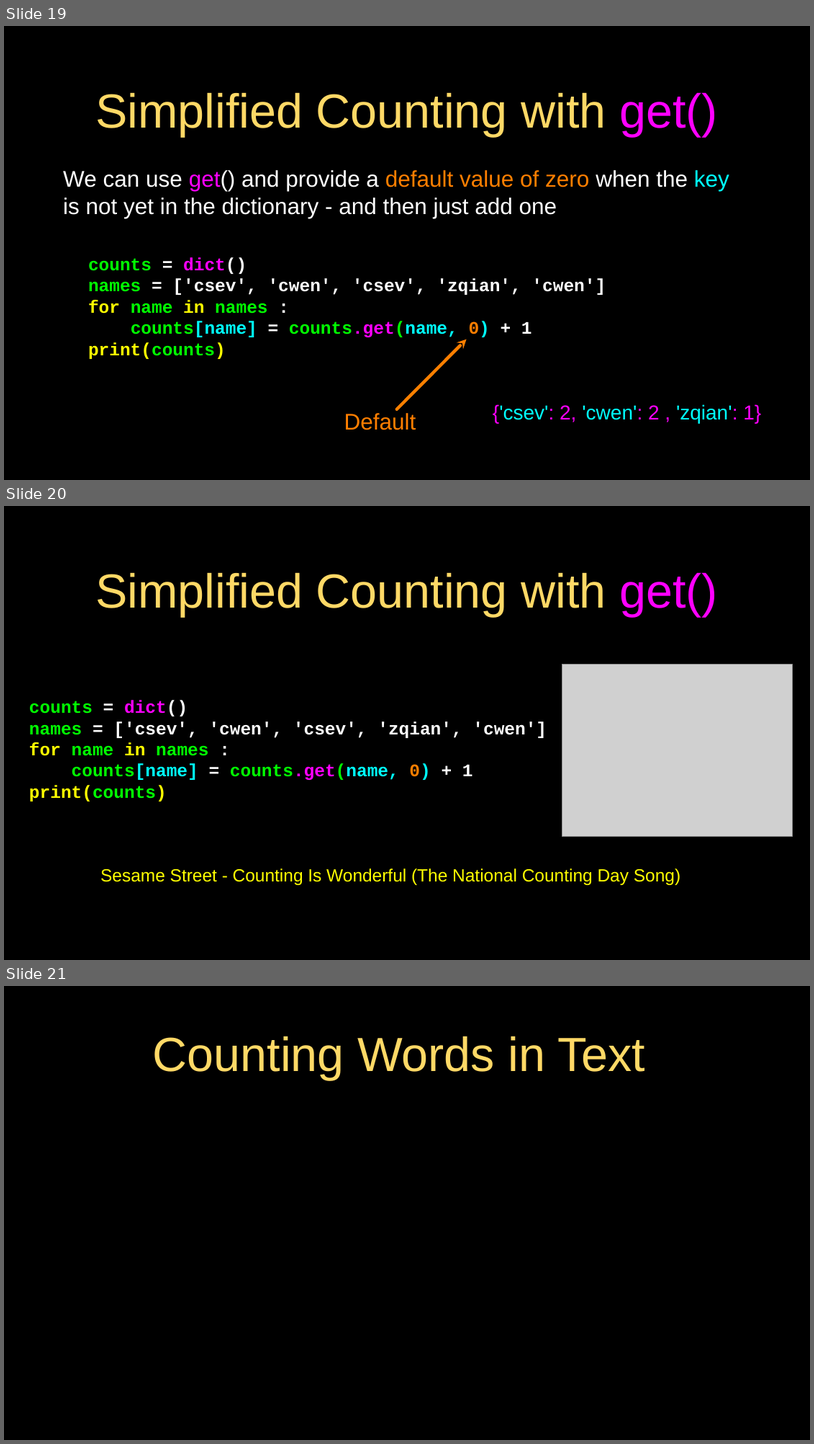
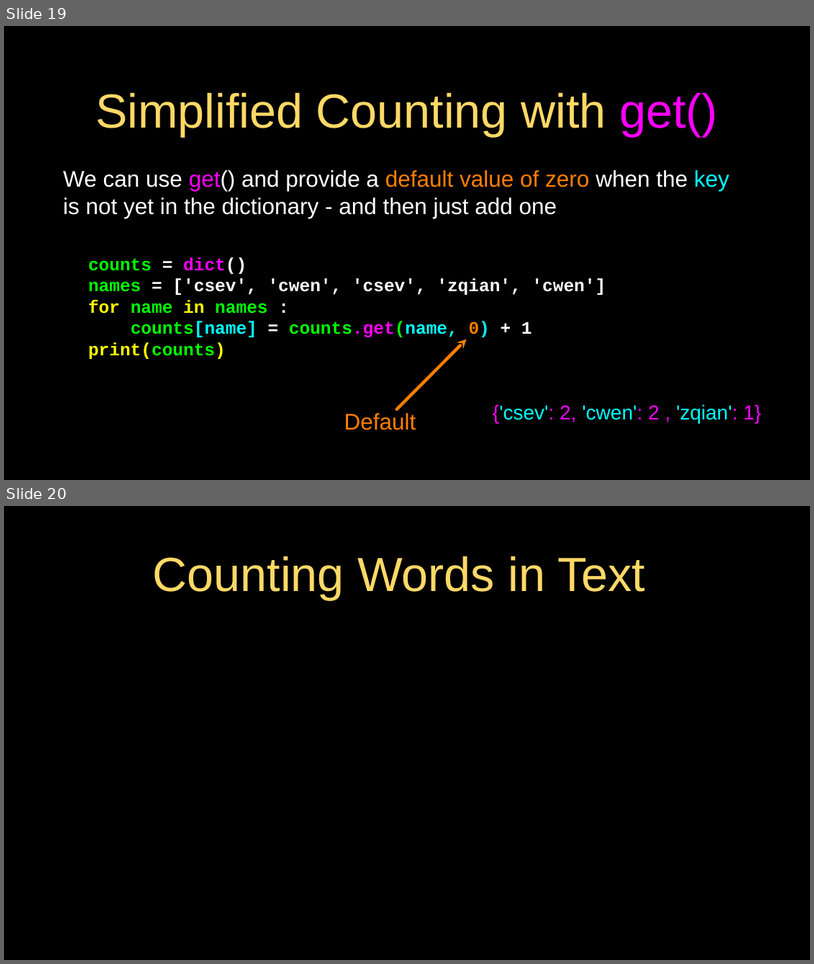
Before and after one commit to csev/py4e, a slide deck: lectures3/Pythonlearn-09-Dictionaries.pptx. Shown one above the other, each under a label of ours: slides 19, 20 and 21 before the commit, slides 19 and 20 after it. The pictures are 814x1444 and 814x964 pixels, drawn with LibreOffice and Linux fonts; fonts in the diff are those of the drawing; grey boxes stand for pictures. Boxes give left, top, right and bottom in pixels: in the first picture for what was removed or moved away, otherwise in the second. Text is boxed around its words. In the diff, an @@ line names an element or a change of style, - is before the commit and + after.

```diff
--- a/lectures3/Pythonlearn-09-Dictionaries.pptx
+++ b/lectures3/Pythonlearn-09-Dictionaries.pptx
@@ slide 20 removed at (x1=4, y1=506, x2=810, y2=960), background #000000; not listed: 1 template element that a slide beside it also shows @@
@@ title removed at (x1=95, y1=572, x2=718, y2=616) @@
-Simplified Counting with get()
@@ picture removed at (x1=562, y1=664, x2=792, y2=836) @@
@@ text removed at (x1=29, y1=700, x2=547, y2=801) @@
-counts = dict()
-names = ['csev', 'cwen', 'csev', 'zqian', 'cwen']
-for name in names :
-counts[name] = counts.get(name, 0) + 1
-print(counts)
@@ text removed at (x1=100, y1=868, x2=681, y2=885) @@
-Sesame Street - Counting Is Wonderful (The National Counting Day Song)
@@ what was slide 21 is now slide 20 @@
```
Also in this commit, not shown: 4 slides changed, 1 slide added, 1 other slide removed, 2 other files.
